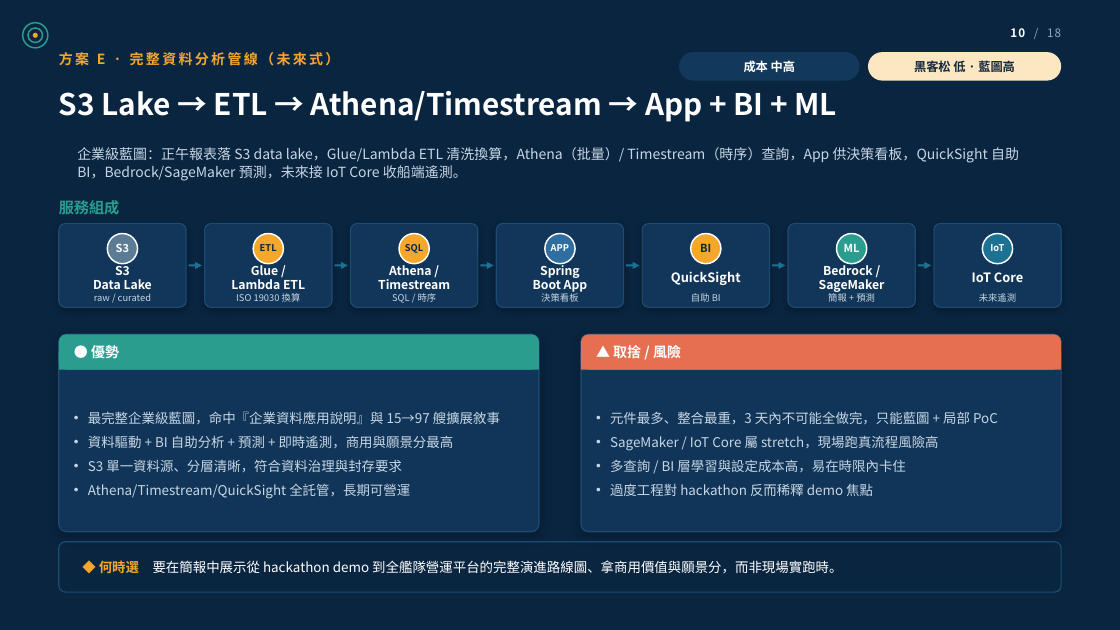
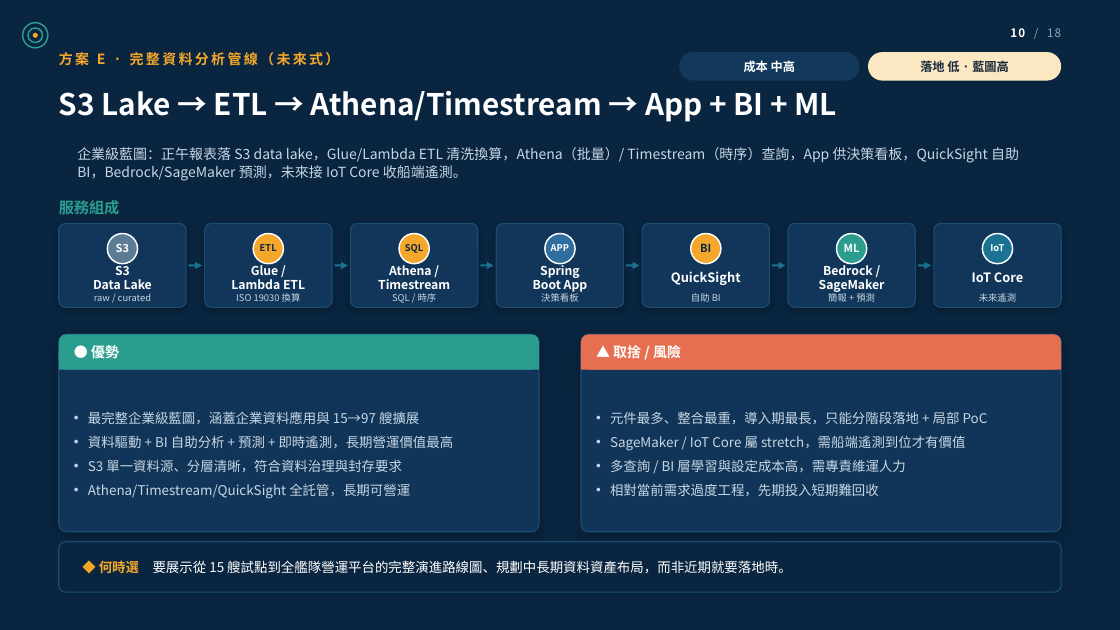
Before and after one commit to wsx5031060310guy/fleetmind-yang-ming-hackathon, a slide deck: slide 10 of apps/api/src/main/resources/static/deck/fleetmind-aws-architecture.pptx. Drawn at 1120x630 pixels with LibreOffice and Linux fonts; fonts in the diff are those of the drawing; background and template pictures are left out. Boxes give left, top, right and bottom in pixels: in the first picture for what was removed or moved away, otherwise in the second. Text is boxed around its words. In the diff, an @@ line names an element or a change of style, - is before the commit and + after.

```diff
--- a/apps/api/src/main/resources/static/deck/fleetmind-aws-architecture.pptx
+++ b/apps/api/src/main/resources/static/deck/fleetmind-aws-architecture.pptx
@@ text at <box>920,58,1009,75</box>: text changed @@
-黑客松 低 · 藍圖高
+落地 低 · 藍圖高
@@ text at <box>88,411,454,448</box>: text changed @@
-• 最完整企業級藍圖，命中『企業資料應用說明』與 15→97 艘擴展敘事
-• 資料驅動 + BI 自助分析 + 預測 + 即時遙測，商用與願景分最高
+• 最完整企業級藍圖，涵蓋企業資料應用與 15→97 艘擴展
+• 資料驅動 + BI 自助分析 + 預測 + 即時遙測，長期營運價值最高
@@ text at <box>610,411,988,496</box>: text changed @@
-• 元件最多、整合最重，3 天內不可能全做完，只能藍圖 + 局部 PoC
-• SageMaker / IoT Core 屬 stretch，現場跑真流程風險高
-• 多查詢 / BI 層學習與設定成本高，易在時限內卡住
-• 過度工程對 hackathon 反而稀釋 demo 焦點
+• 元件最多、整合最重，導入期最長，只能分階段落地 + 局部 PoC
+• SageMaker / IoT Core 屬 stretch，需船端遙測到位才有價值
+• 多查詢 / BI 層學習與設定成本高，需專責維運人力
+• 相對當前需求過度工程，先期投入短期難回收
@@ text at <box>99,560,791,573</box>: text changed @@
-◆ 何時選 要在簡報中展示從 hackathon demo 到全艦隊營運平台的完整演進路線圖、拿商用價值與願景分，而非現場實跑時。
+◆ 何時選 要展示從 15 艘試點到全艦隊營運平台的完整演進路線圖、規劃中長期資料資產布局，而非近期就要落地時。
```
Also in this commit, not shown: 7 other slides changed, 33 other files.
